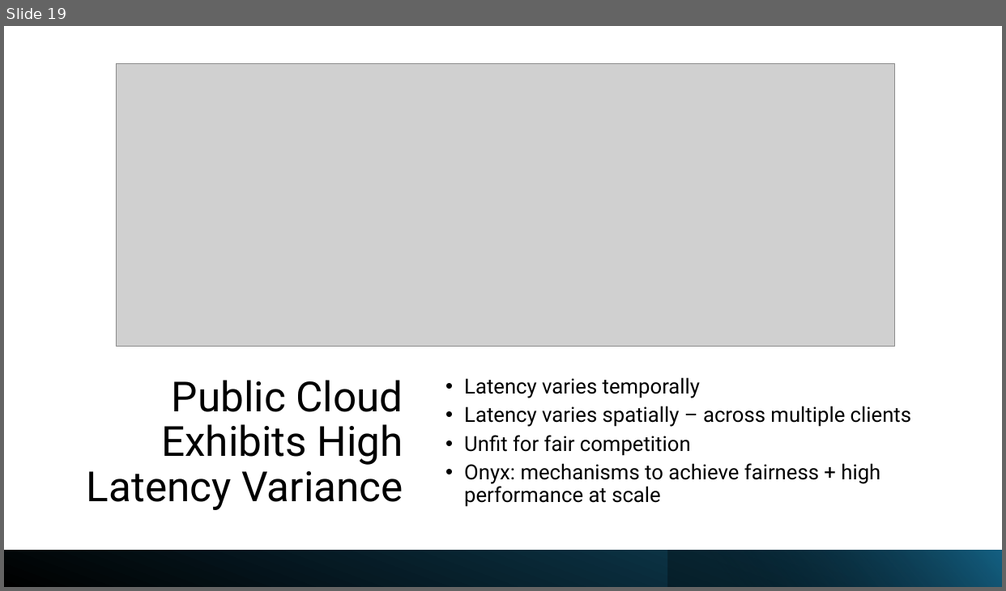
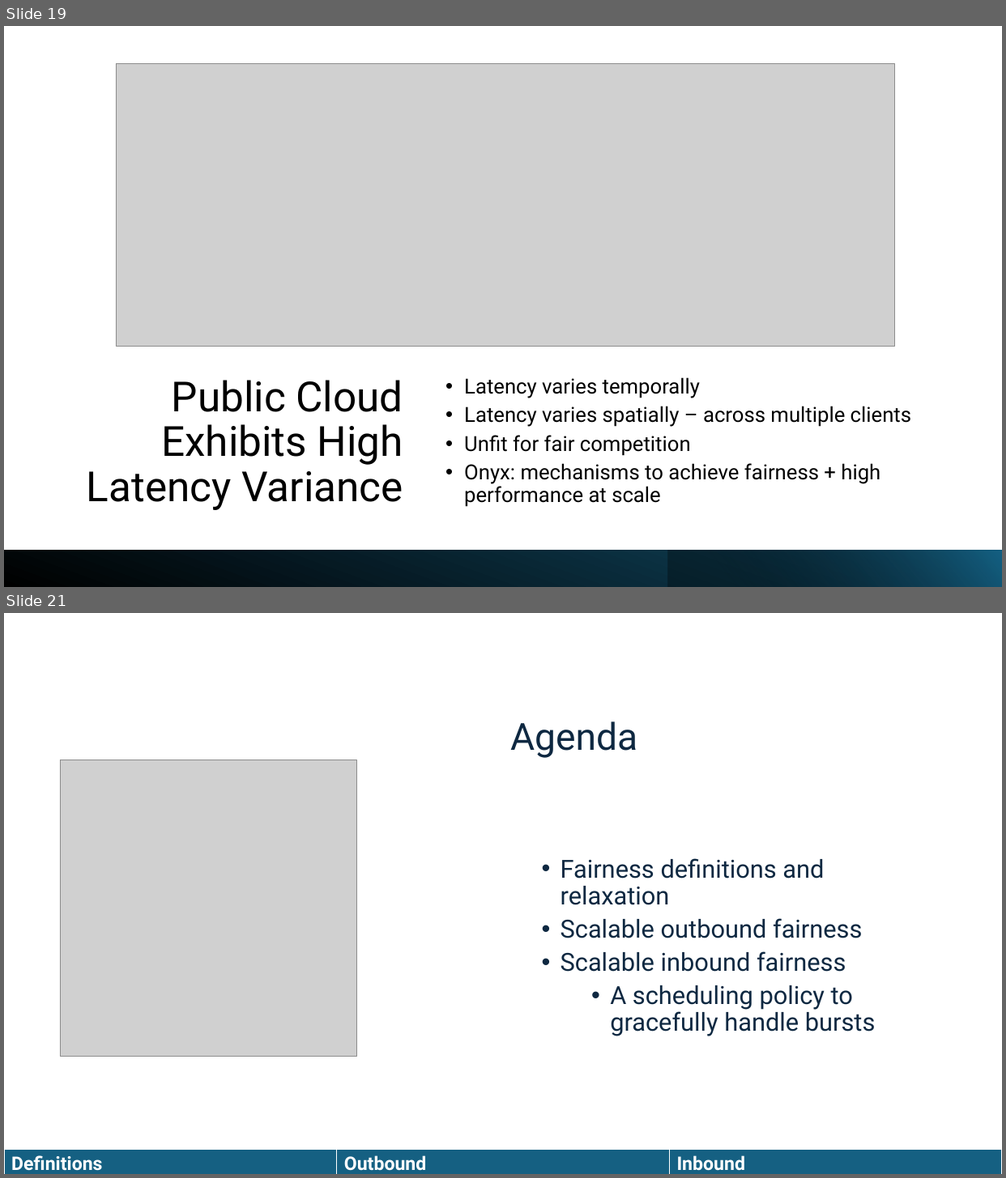
Before and after one commit to HaseebLUMS/Onyx-Presentation, a slide deck: Onyx SIGCOMM.pptx. Shown one above the other, each under a label of ours: slide 19 before the commit, slides 19 and 21 after it; the slides between them are not shown. The pictures are 1006x591 and 1006x1178 pixels, drawn with LibreOffice and Linux fonts; fonts in the diff are those of the drawing; grey boxes stand for pictures. Boxes give left, top, right and bottom in pixels: in the first picture for what was removed or moved away, otherwise in the second. Text is boxed around its words. In the diff, an @@ line names an element or a change of style, - is before the commit and + after.

```diff
--- a/Onyx SIGCOMM.pptx
+++ b/Onyx SIGCOMM.pptx
@@ slide 21 added at [4,613,1002,1174], background #FFFFFF @@
@@ title added at [510,722,637,758], 36 pt, text #0E2841 @@
+Agenda
@@ picture added at [60,760,356,1056] @@
@@ text added at [560,858,876,1037], 24 pt, text #0E2841 @@
+• Fairness definitions and relaxation
+• Scalable outbound fairness
+• Scalable inbound fairness
+  • A scheduling policy to gracefully handle bursts
@@ table added at [4,1150,1001,1174], 1 rows, 3 columns @@
+Definitions | Outbound | Inbound
```
Also in this commit, not shown: 41 slides changed, 3 other slides added.
